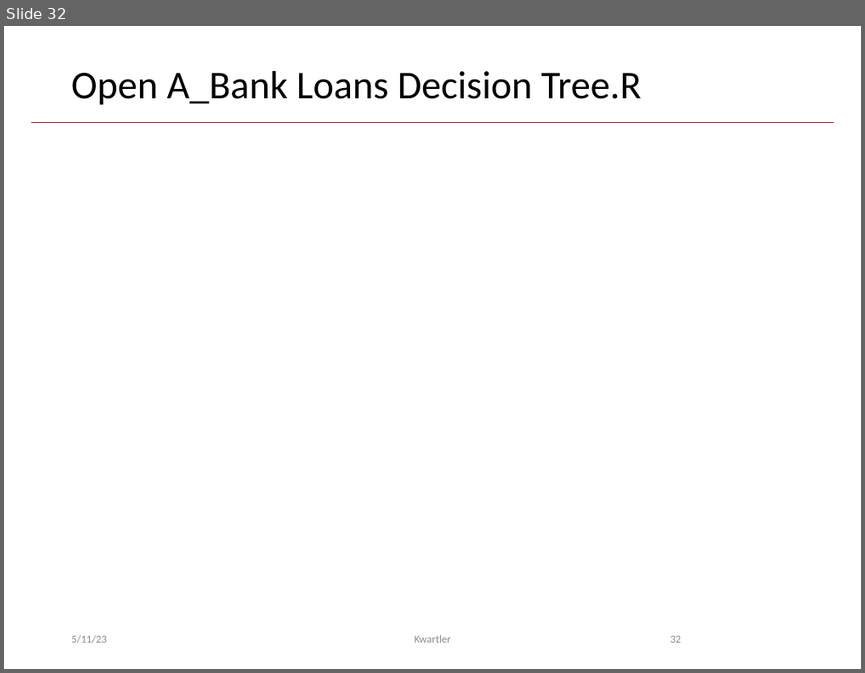
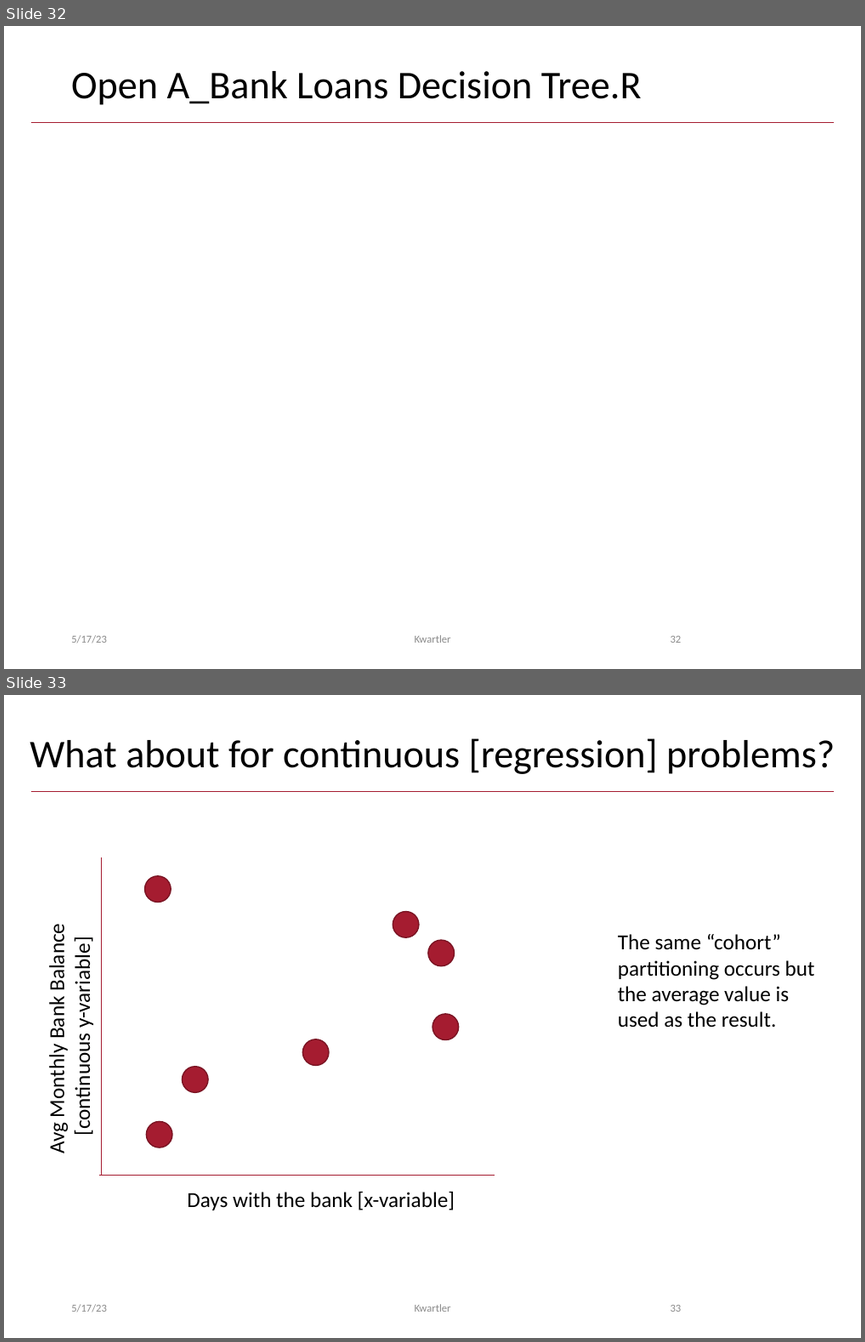
Before and after one commit to kwartler/Hult_Intro2R, a slide deck: lessons/E_DataPrep_Rpart_RF/A_Decision Trees.pptx. Shown one above the other, each under a label of ours: slide 32 before the commit, slides 32 and 33 after it. The pictures are 865x673 and 865x1342 pixels, drawn with LibreOffice and Linux fonts; fonts in the diff are those of the drawing. Boxes give left, top, right and bottom in pixels: in the first picture for what was removed or moved away, otherwise in the second. Text is boxed around its words. In the diff, an @@ line names an element or a change of style, - is before the commit and + after.

```diff
--- a/lessons/E_DataPrep_Rpart_RF/A_Decision Trees.pptx
+++ b/lessons/E_DataPrep_Rpart_RF/A_Decision Trees.pptx
@@ slide 33 added at (4,695,861,1338), background #FFFFFF; not listed: 1 template element that a slide beside it also shows @@
@@ title added at (30,738,834,774), 33 pt, text #000000 @@
+What about for continuous [regression] problems?
@@ line added from (101, 1174) to (101, 858), #A51C30 0.5 pt @@
@@ ellipse added at (144,876,171,902), fill #A51C30, outline #7A1524 1 pt @@
@@ ellipse added at (393,912,419,937), fill #A51C30, outline #7A1524 1 pt @@
@@ text added at (44,930,96,1153), 18 pt, text #000000 @@
+Avg Monthly Bank Balance
+[continuous y-variable]
@@ ellipse added at (428,940,454,966), fill #A51C30, outline #7A1524 1 pt @@
@@ text added at (618,934,815,1027), 18 pt, text #000000 @@
+The same “cohort” partitioning occurs but the average value is used as the result.
@@ ellipse added at (432,1014,458,1039), fill #A51C30, outline #7A1524 1 pt @@
@@ ellipse added at (303,1039,329,1065), fill #A51C30, outline #7A1524 1 pt @@
@@ ellipse added at (182,1066,208,1092), fill #A51C30, outline #7A1524 1 pt @@
@@ ellipse added at (146,1121,172,1146), fill #A51C30, outline #7A1524 1 pt @@
@@ line added from (100, 1174) to (494, 1174), #A51C30 0.5 pt @@
@@ text added at (187,1191,454,1210), 18 pt, text #000000 @@
+Days with the bank [x-variable]
@@ text added at (71,1304,107,1312), 9 pt, text #8C8C8C @@
+5/17/23
@@ text added at (415,1304,451,1311), 9 pt, text #8C8C8C @@
+Kwartler
@@ page number added at (670,1304,681,1311), 9 pt, text #8C8C8C @@
+33
@@ slide 32 changed as well @@
@@ text at (71,635,107,643): text changed @@
-5/11/23
+5/17/23
```
Also in this commit, not shown: 31 other slides changed, 3 other slides added.
